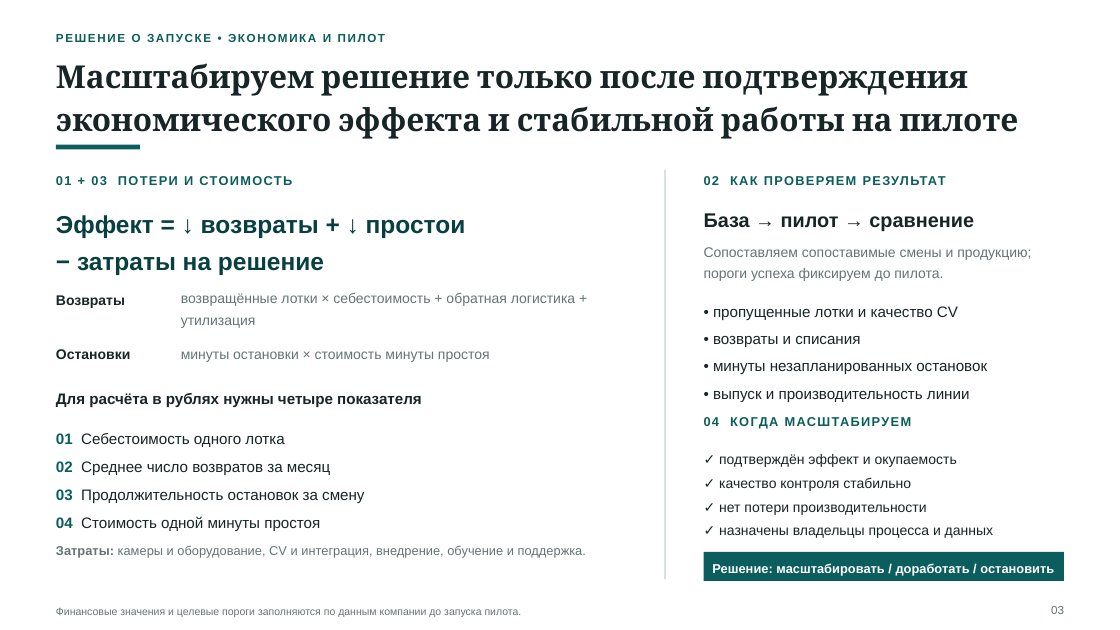
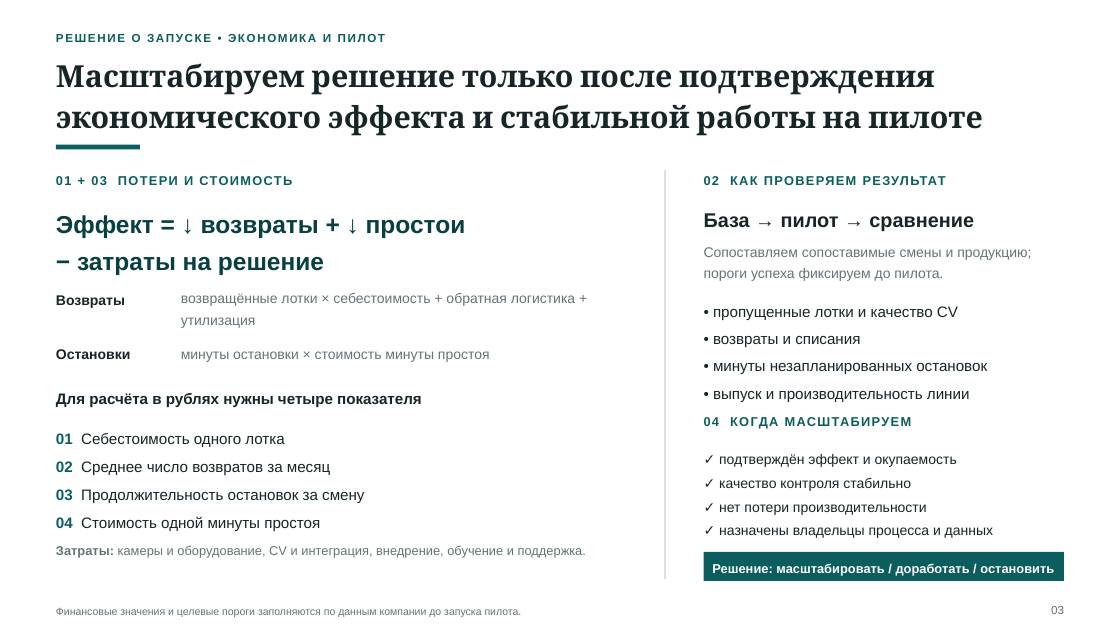
Before and after one commit to TatsianaPoto/head_of_IA, a slide deck: slide 3 of 8_Full_Presentation.pptx. Drawn at 1120x630 pixels with LibreOffice and Linux fonts; fonts in the diff are those of the drawing. Boxes give left, top, right and bottom in pixels: in the first picture for what was removed or moved away, otherwise in the second. Text is boxed around its words. In the diff, an @@ line names an element or a change of style, - is before the commit and + after.

```diff
--- a/8_Full_Presentation.pptx
+++ b/8_Full_Presentation.pptx
@@ text "Масштабируем решение только после подтверждения ..." at (56,63,983,136): size 27 to 26 pt @@
```
Also in this commit, not shown: 11 other slides changed.
